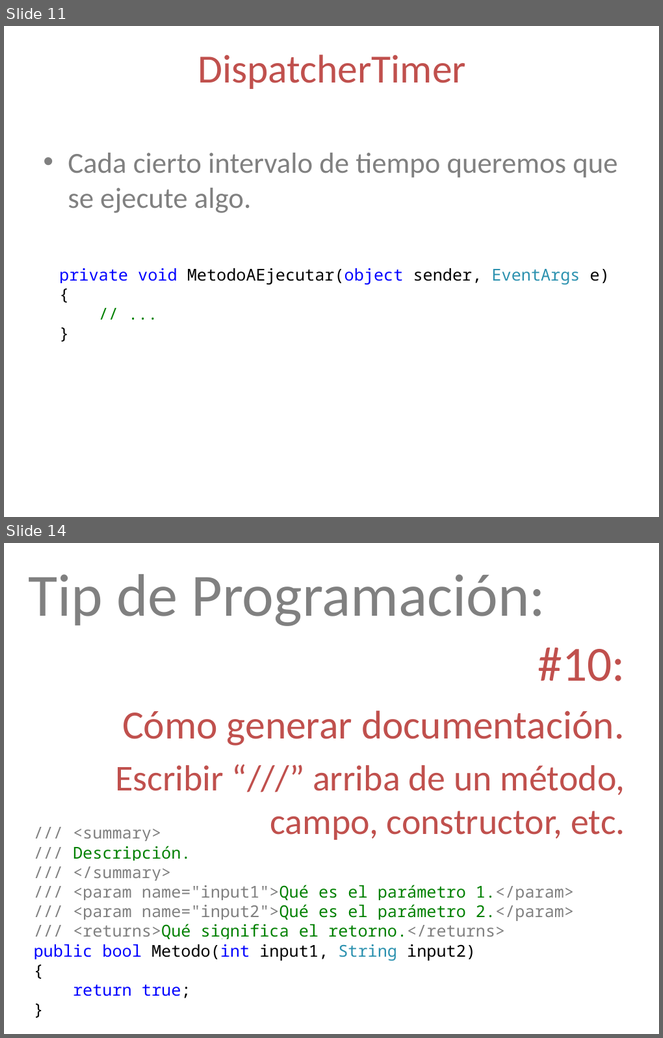
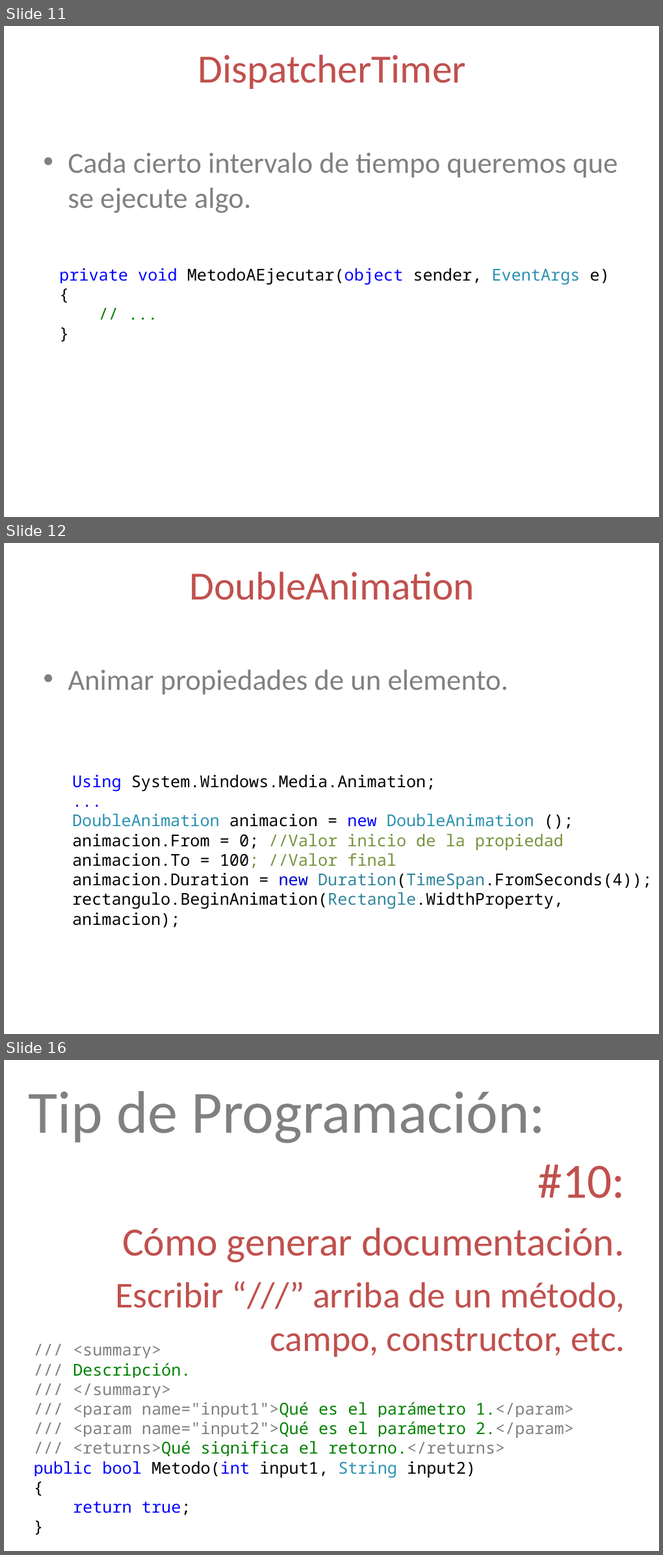
Before and after one commit to lopezjurip/AyudantiaIIC2233, a slide deck: WPF/Ayudantía WPF 2 - 2014-2.pptx. Shown one above the other, each under a label of ours: slides 11 and 14 before the commit, slides 11, 12 and 16 after it; the slides between them are not shown. The pictures are 663x1038 and 663x1555 pixels, drawn with LibreOffice and Linux fonts; fonts in the diff are those of the drawing. Boxes give left, top, right and bottom in pixels: in the first picture for what was removed or moved away, otherwise in the second. Text is boxed around its words. In the diff, an @@ line names an element or a change of style, - is before the commit and + after.

```diff
--- a/WPF/Ayudantía WPF 2 - 2014-2.pptx
+++ b/WPF/Ayudantía WPF 2 - 2014-2.pptx
@@ slide 12 added at <box>4,543,659,1034</box>, background #FFFFFF @@
@@ title added at <box>189,572,475,600</box>, 44 pt, text #C0504D @@
+DoubleAnimation
@@ text added at <box>68,670,509,694</box>, 32 pt, text #808080 @@
+• Animar propiedades de un elemento.
@@ text added at <box>72,775,652,909</box>, 18 pt, text #000000 @@
+Using System.Windows.Media.Animation;
+...
+DoubleAnimation animacion = new DoubleAnimation ();
+animacion.From = 0; //Valor inicio de la propiedad
+animacion.To = 100; //Valor final
+animacion.Duration = new Duration(TimeSpan.FromSeconds(4));
+rectangulo.BeginAnimation(Rectangle.WidthProperty, animacion);
@@ what was slide 14 is now slide 16 @@
```
Also in this commit, not shown: 4 slides changed, 2 other slides added, 1 slide removed.
